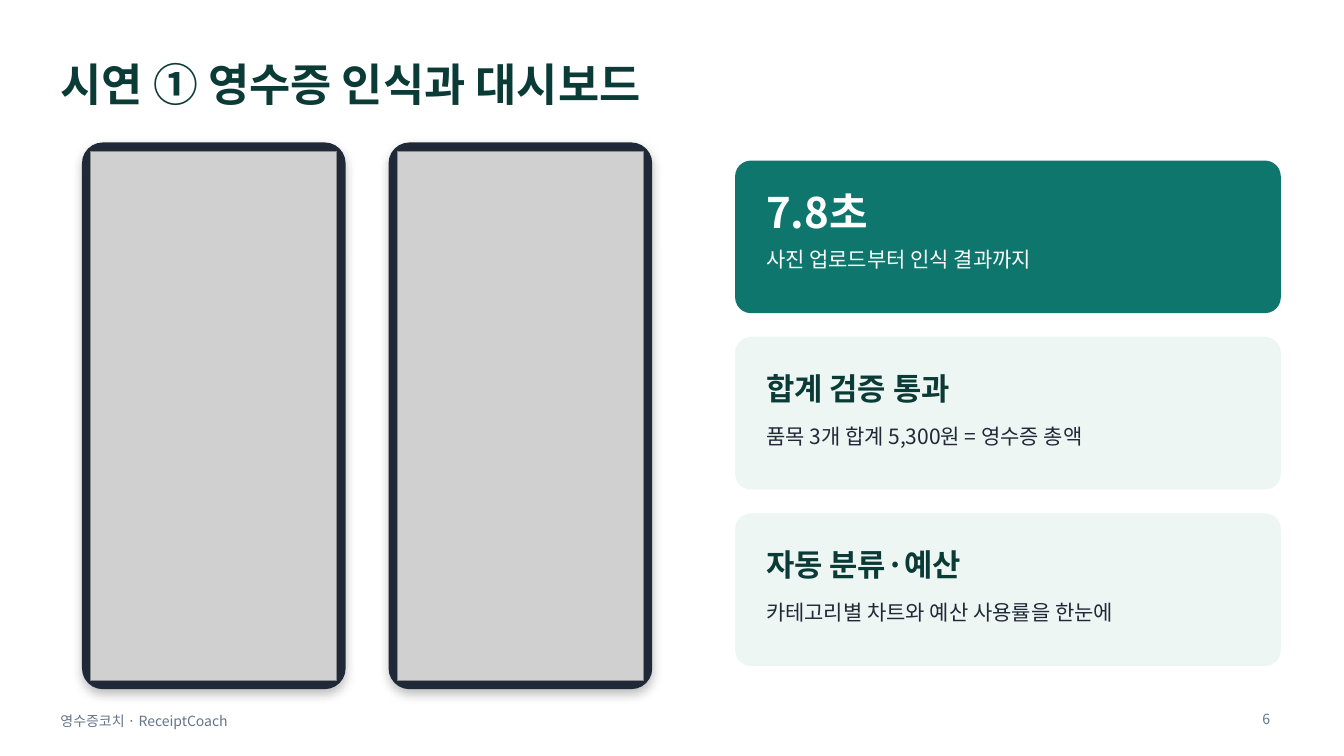
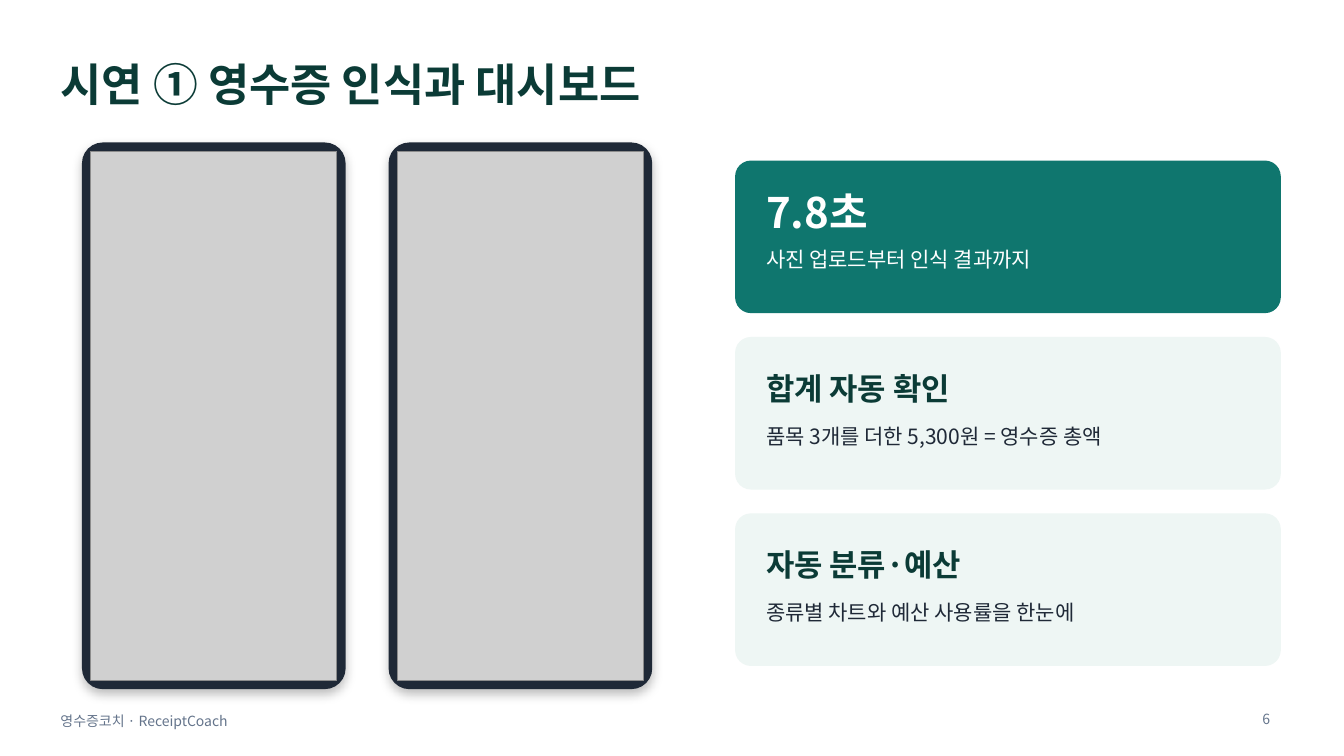
Before and after one commit to obtiel2627/receipt-coach, a slide deck: slide 6 of docs/영수증코치_최종발표.pptx. Drawn at 1344x756 pixels with LibreOffice and Linux fonts; fonts in the diff are those of the drawing; grey boxes stand for pictures. Boxes give left, top, right and bottom in pixels: in the first picture for what was removed or moved away, otherwise in the second. Text is boxed around its words. In the diff, an @@ line names an element or a change of style, - is before the commit and + after.

```diff
--- a/docs/영수증코치_최종발표.pptx
+++ b/docs/영수증코치_최종발표.pptx
@@ text at <box>766,374,950,403</box>: text changed @@
-합계 검증 통과
+합계 자동 확인
@@ text at <box>766,426,1102,448</box>: text changed @@
-품목 3개 합계 5,300원 = 영수증 총액
+품목 3개를 더한 5,300원 = 영수증 총액
@@ text at <box>766,602,1074,622</box>: text changed @@
-카테고리별 차트와 예산 사용률을 한눈에
+종류별 차트와 예산 사용률을 한눈에
```
Also in this commit, not shown: 6 other slides changed, 1 slide added, 1 other file.
